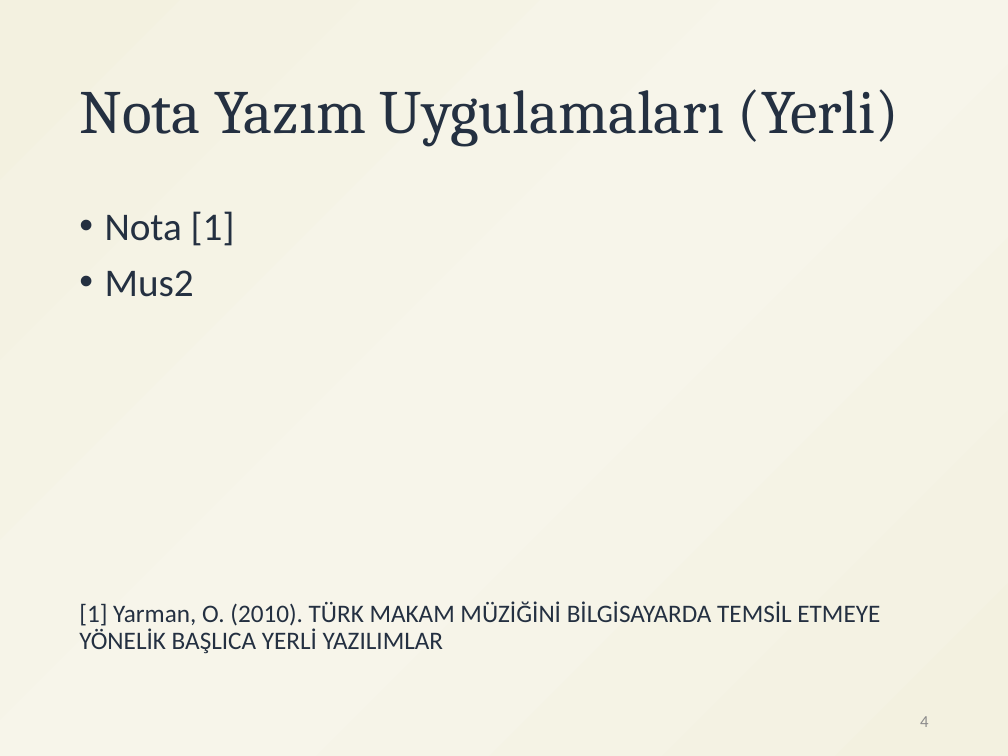
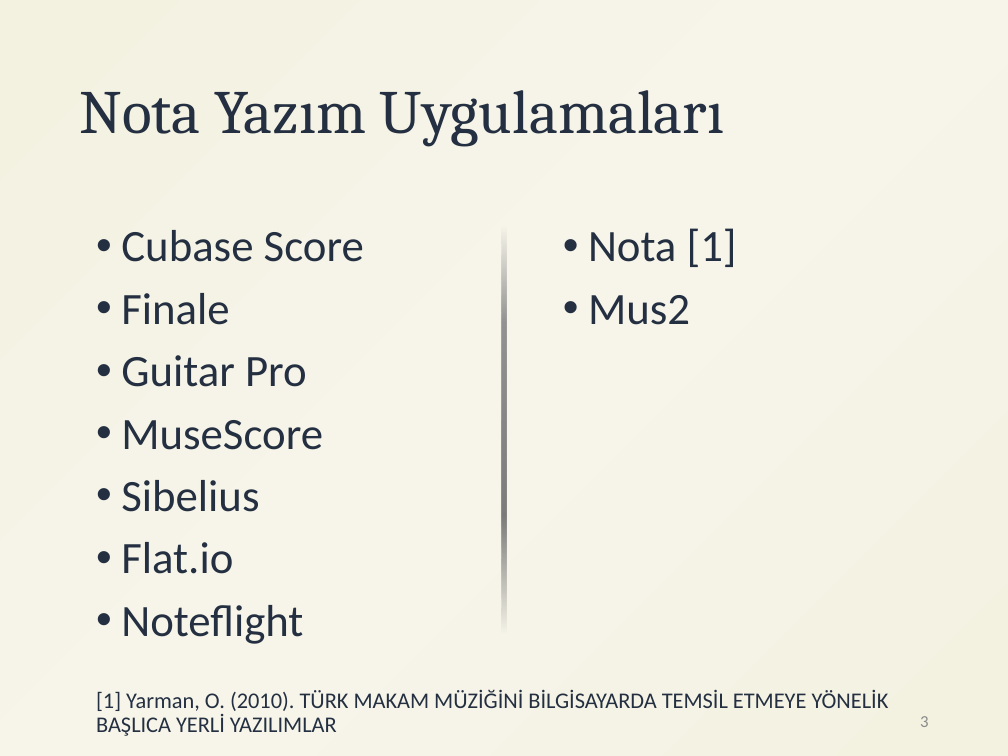
Before and after one commit to ihpar/katip, a slide deck: slide 3 of assets/Katip.pptx (slide 4 before the commit). Drawn at 1008x756 pixels with LibreOffice and Linux fonts; fonts in the diff are those of the drawing. Boxes give left, top, right and bottom in pixels: in the first picture for what was removed or moved away, otherwise in the second. Text is boxed around its words. In the diff, an @@ line names an element or a change of style, - is before the commit and + after.

Commit message:
ppt

```diff
--- a/assets/Katip.pptx
+++ b/assets/Katip.pptx
@@ title at (79,90,725,147): text changed @@
-Nota Yazım Uygulamaları (Yerli)
+Nota Yazım Uygulamaları
@@ text at (105,211,235,297): paragraphs removed @@
-• Nota [1]
-• Mus2
@@ text added at (121,230,364,644), 32 pt, text #243041 @@
+• Cubase Score
+• Finale
+• Guitar Pro
+• MuseScore
+• Sibelius
+• Flat.io
+• Noteflight
@@ rectangle added at (501,227,506,646), fill gradient #939393 to #7C7C7C to #747474 @@
@@ text added at (588,228,737,325), 32 pt, text #243041 @@
+• Nota [1]
+• Mus2
@@ text "[1] Yarman, O. (2010). TÜRK ...": place and size @@
-text "[1] Yarman, O. (2010). TÜRK ..." at (79,211,880,654)
+text "[1] Yarman, O. (2010). TÜRK ..." at (96,689,889,736)
@@ text "[1] Yarman, O. (2010). TÜRK ..." at (96,689,889,736): size 18 to 16 pt @@
@@ page number at (920,716,928,727): text changed @@
-4
+3
```
Also in this commit, not shown: 1 slide removed.
